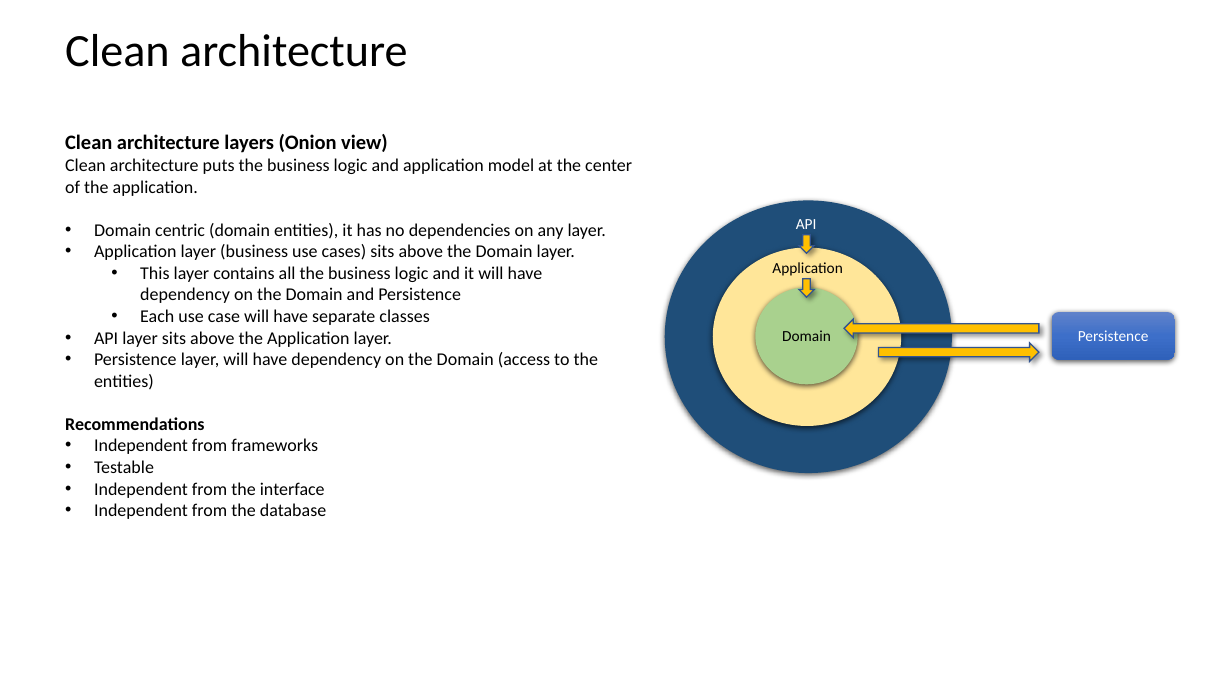
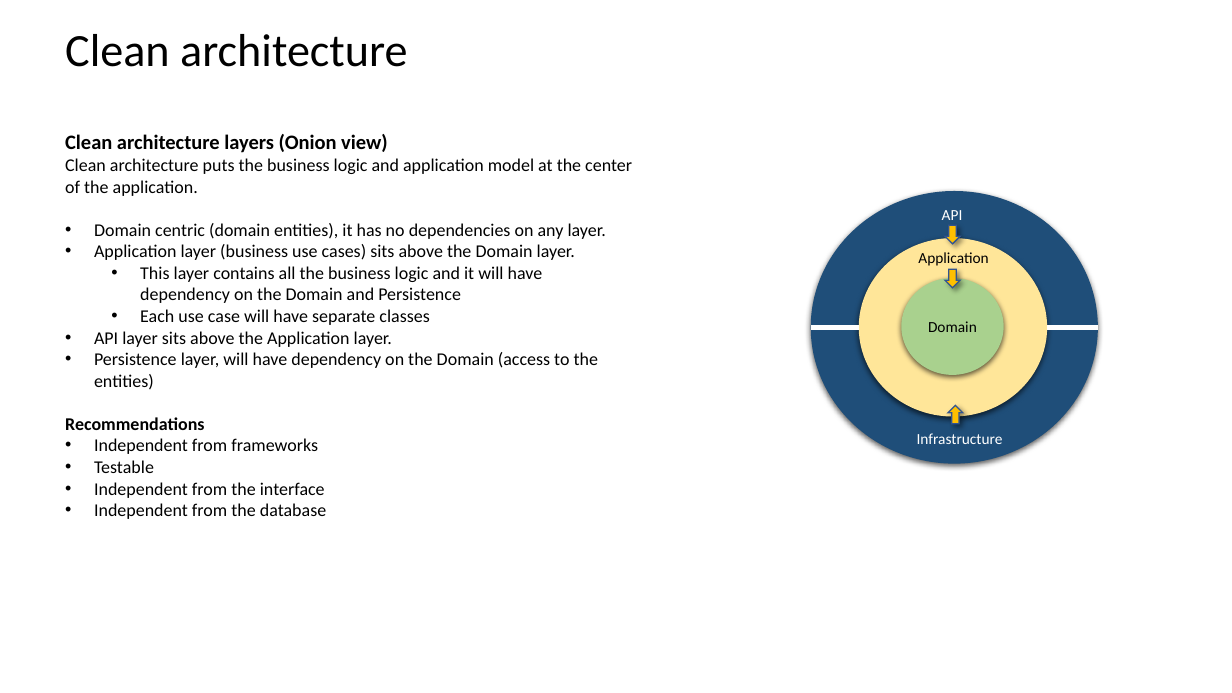
Before and after one commit to sundarkurs/DigitalAssets, a slide deck: slide 4 of Design/Digital Asset - Design.pptx. Drawn at 1232x693 pixels with LibreOffice and Linux fonts; fonts in the diff are those of the drawing. Boxes give left, top, right and bottom in pixels: in the first picture for what was removed or moved away, otherwise in the second. Text is boxed around its words. In the diff, an @@ line names an element or a change of style, - is before the commit and + after.

```diff
--- a/Design/Digital Asset - Design.pptx
+++ b/Design/Digital Asset - Design.pptx
@@ 3 ellipses, 2 texts, 2 down arrows: place and size @@
-3 ellipses, 2 texts, 2 down arrows at box(665, 201, 952, 473)
+3 ellipses, 2 texts, 2 down arrows at box(811, 191, 1098, 464)
@@ left arrow removed at box(845, 319, 1040, 337) @@
@@ group added at box(811, 327, 1098, 444): 2 lines, 1 text, 1 down arrow @@
+Infrastructure
@@ rounded rectangle removed at box(1052, 311, 1175, 360) @@
-Persistence
@@ right arrow removed at box(879, 343, 1040, 361) @@
```
Also in this commit, not shown: 4 other files.
